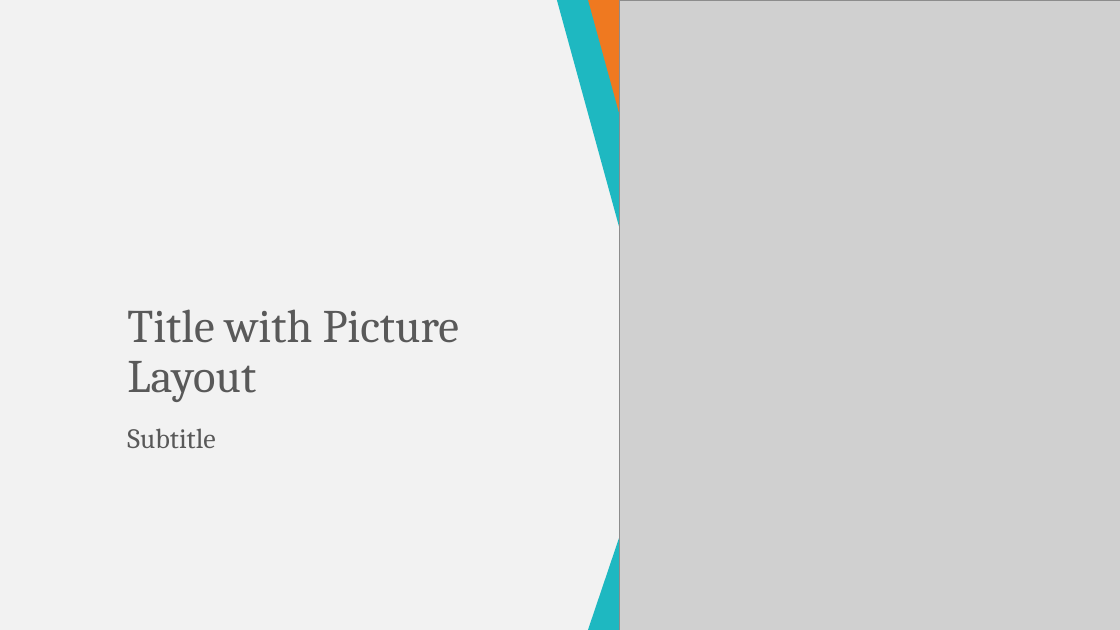
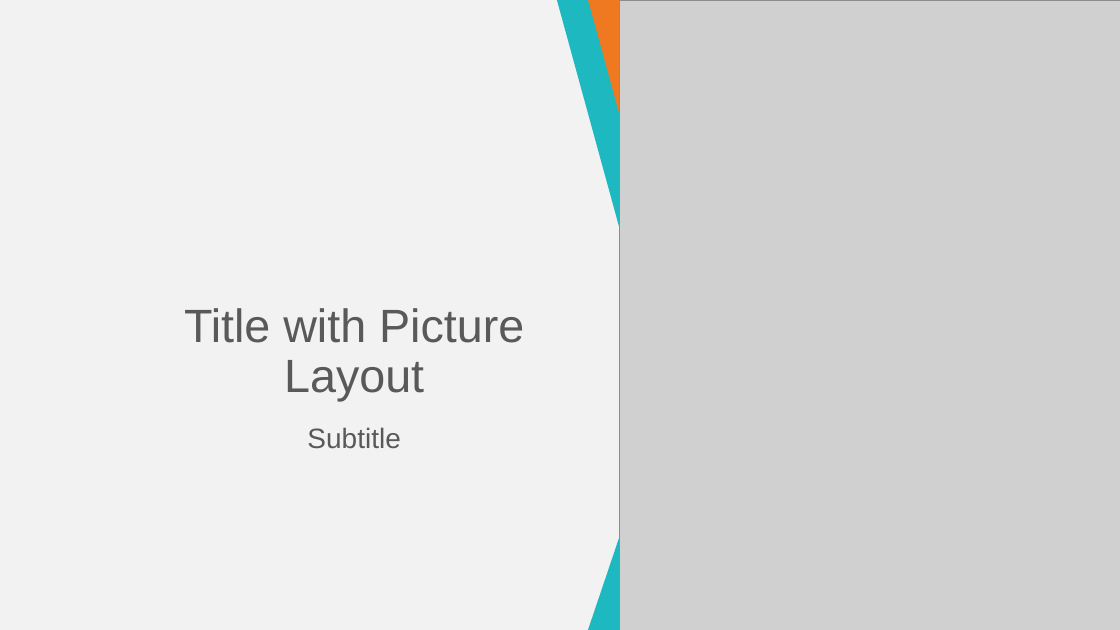
Before and after one commit to jeffryang24/RouterMaya, a slide deck: slide 1 of PPT/Template/Tabloid Router Maya.potx. Drawn at 1120x630 pixels with LibreOffice and Linux fonts; fonts in the diff are those of the drawing; grey boxes stand for pictures. Boxes give left, top, right and bottom in pixels: in the first picture for what was removed or moved away, otherwise in the second. Text is boxed around its words. In the diff, an @@ line names an element or a change of style, - is before the commit and + after.

```diff
--- a/PPT/Template/Tabloid Router Maya.potx
+++ b/PPT/Template/Tabloid Router Maya.potx
@@ title "Title with Picture Layout" at (184, 308, 524, 402): font Cambria to Arial; alignment left to centre @@
@@ title "Title with Picture Layout": place and size @@
-title "Title with Picture Layout" at (127, 309, 459, 402)
+title "Title with Picture Layout" at (184, 308, 524, 402)
@@ subtitle "Subtitle" at (307, 427, 400, 449): font Cambria to Arial; alignment left to centre @@
```
Also in this commit, not shown: 4 other slides changed, 6 slides added, 6 slides removed.
